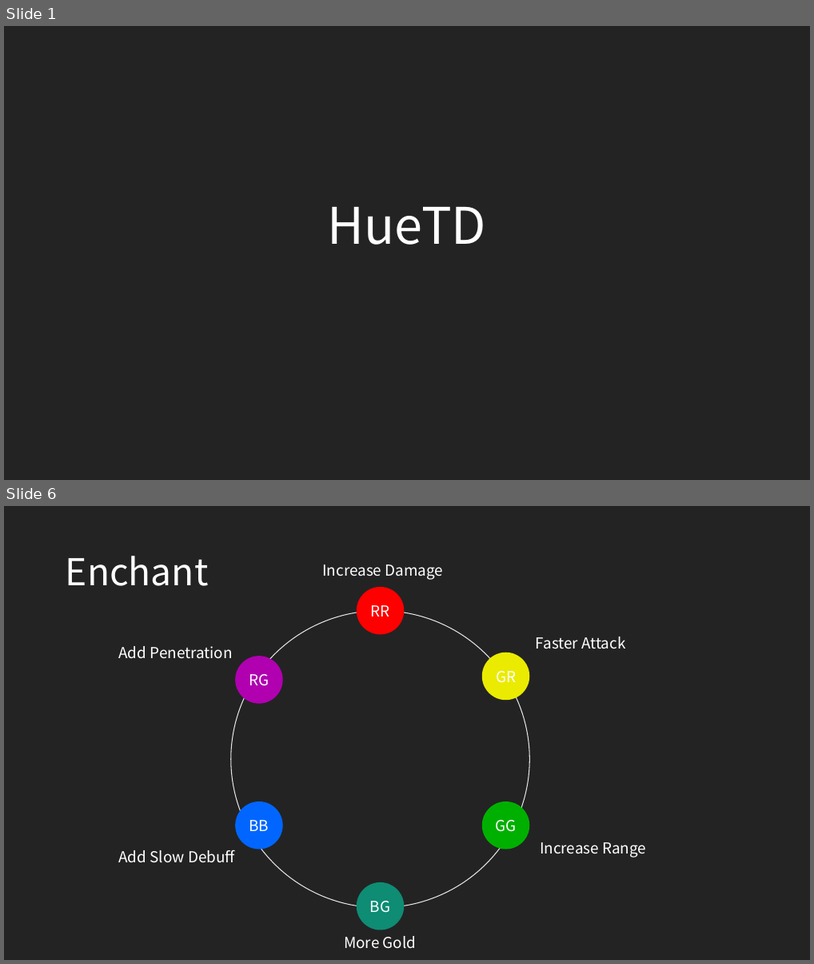
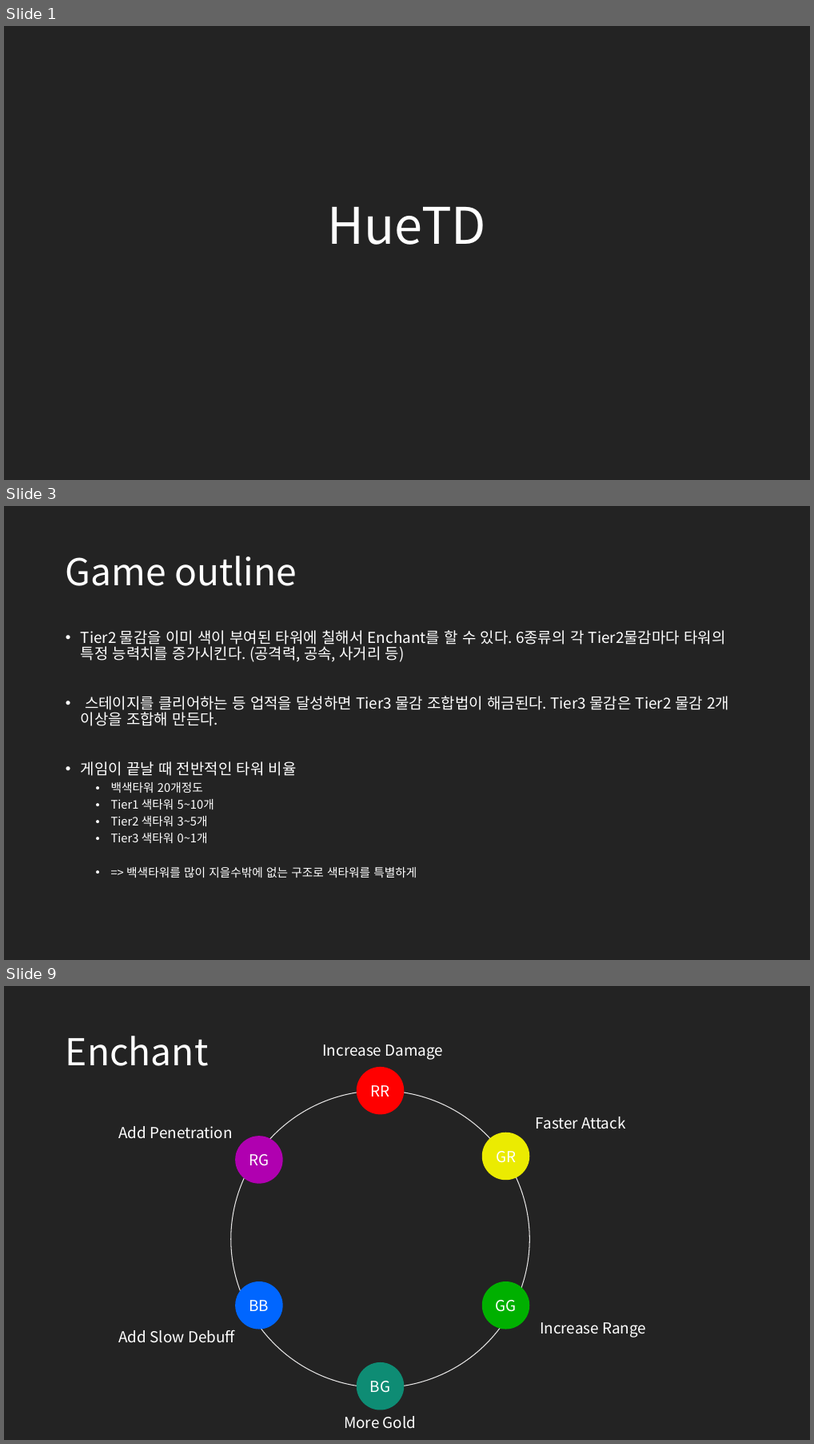
Before and after one commit to ryanking13/dye-td, a slide deck: concepts/HueTD_MainConcepts.pptx. Shown one above the other, each under a label of ours: slides 1 and 6 before the commit, slides 1, 3 and 9 after it; the slides between them are not shown. The pictures are 814x964 and 814x1444 pixels, drawn with LibreOffice and Linux fonts; fonts in the diff are those of the drawing. Boxes give left, top, right and bottom in pixels: in the first picture for what was removed or moved away, otherwise in the second. Text is boxed around its words. In the diff, an @@ line names an element or a change of style, - is before the commit and + after.

```diff
--- a/concepts/HueTD_MainConcepts.pptx
+++ b/concepts/HueTD_MainConcepts.pptx
@@ slide 3 added at (4, 506, 810, 960), background #232323 @@
@@ title added at (66, 556, 297, 586), 44 pt, text #FFFFFF @@
+Game outline
@@ text added at (81, 630, 730, 877), 18 pt, text #FFFFFF @@
+• Tier2 물감을 이미 색이 부여된 타워에 칠해서 Enchant를 할 수 있다. 6종류의 각 Tier2물감마다 타워의 특정 능력치를 증가시킨다. (공격력, 공속, 사거리 등)
+• 스테이지를 클리어하는 등 업적을 달성하면 Tier3 물감 조합법이 해금된다. Tier3 물감은 Tier2 물감 2개 이상을 조합해 만든다.
+• 게임이 끝날 때 전반적인 타워 비율
+  • 백색타워 20개정도
+  • Tier1 색타워 5~10개
+  • Tier2 색타워 3~5개
+  • Tier3 색타워 0~1개
+  • => 백색타워를 많이 지을수밖에 없는 구조로 색타워를 특별하게
@@ what was slide 6 is now slide 9 @@
```
Also in this commit, not shown: 3 slides changed, 4 other slides added, 1 slide removed.
